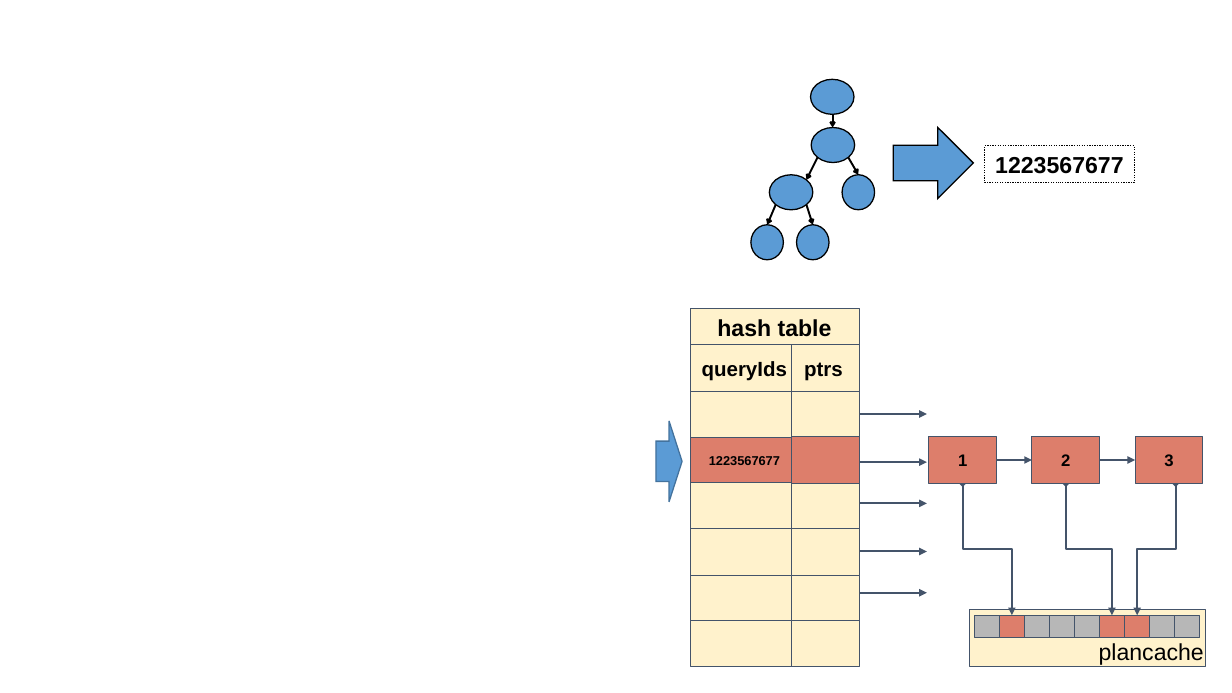
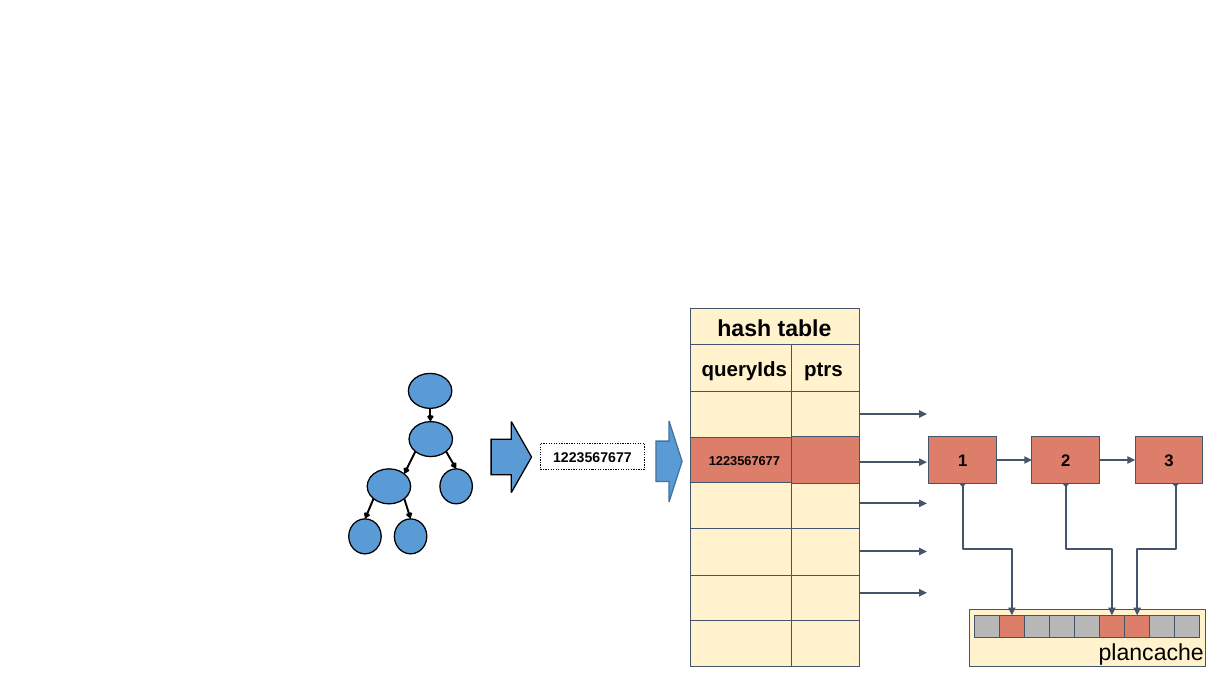
Before and after one commit to danolivo/conf, a slide deck: slide 4 of 2023-PGDay-Israel/raw_schemas.pptx. Drawn at 1232x693 pixels with LibreOffice and Linux fonts; fonts in the diff are those of the drawing. Boxes give left, top, right and bottom in pixels: in the first picture for what was removed or moved away, otherwise in the second. Text is boxed around its words. In the diff, an @@ line names an element or a change of style, - is before the commit and + after.

```diff
--- a/2023-PGDay-Israel/raw_schemas.pptx
+++ b/2023-PGDay-Israel/raw_schemas.pptx
@@ right arrow: place and size @@
-right arrow at (894,128,974,199)
+right arrow at (492,421,532,493)
@@ rectangle "1223567677": place and size @@
-rectangle "1223567677" at (985,146,1135,183)
+rectangle "1223567677" at (541,444,645,470)
@@ rectangle "1223567677" at (541,444,645,470): size 18 to 11 pt @@
@@ ellipse: place and size @@
-ellipse at (770,175,813,210)
+ellipse at (367,469,410,504)
@@ 5 arrows, 4 ellipses: place and size @@
-5 arrows, 4 ellipses at (767,79,874,260)
+5 arrows, 4 ellipses at (365,373,472,555)
@@ ellipse: place and size @@
-ellipse at (751,225,784,260)
+ellipse at (348,519,381,555)
```
Also in this commit, not shown: 1 other slide changed, 2 other files.
